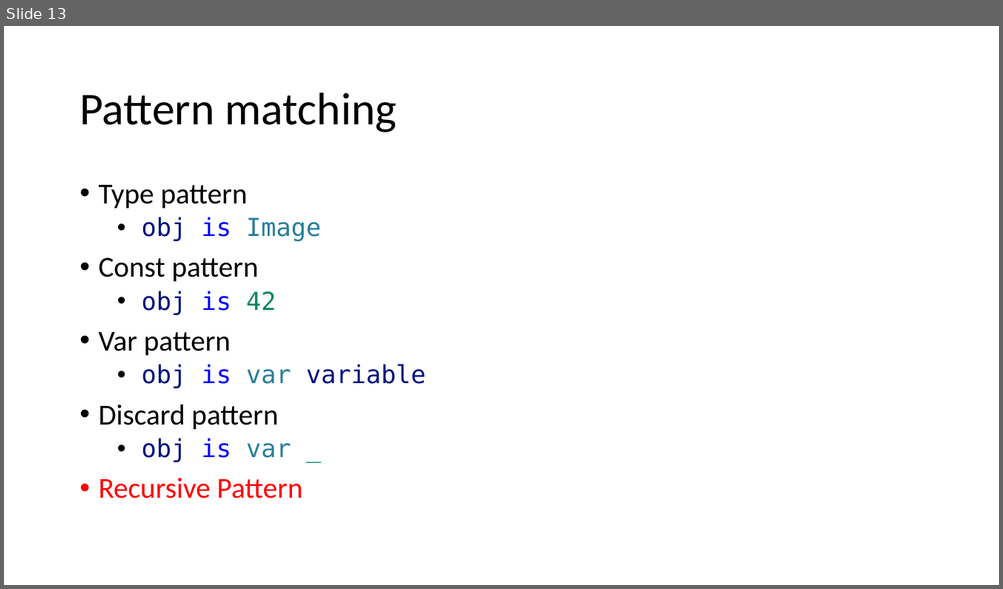
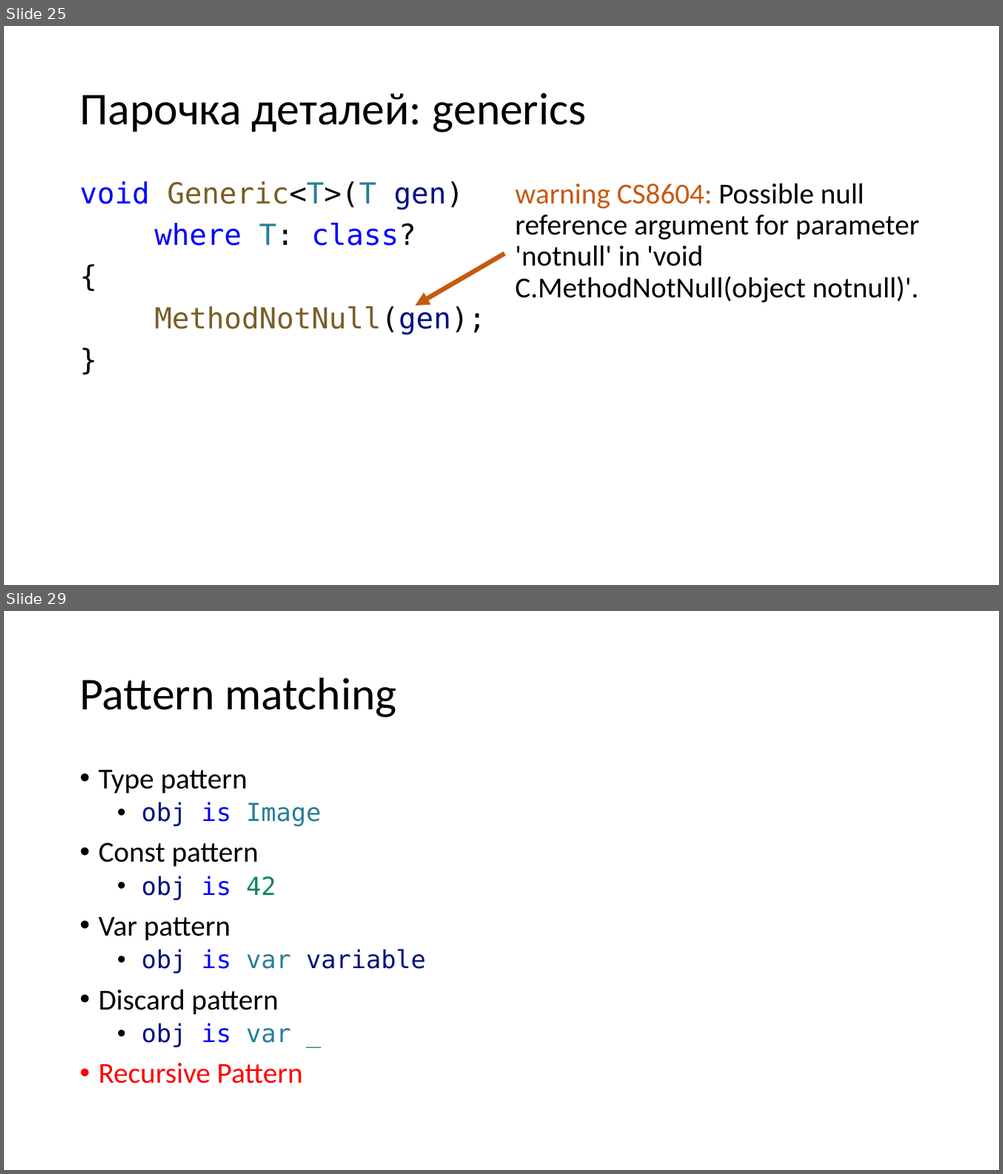
Before and after one commit to kugushev/presentations, a slide deck: Presentation.pptx. Shown one above the other, each under a label of ours: slide 13 before the commit, slides 25 and 29 after it; the slides between them are not shown. The pictures are 1003x589 and 1003x1174 pixels, drawn with LibreOffice and Linux fonts; fonts in the diff are those of the drawing. Boxes give left, top, right and bottom in pixels: in the first picture for what was removed or moved away, otherwise in the second. Text is boxed around its words. In the diff, an @@ line names an element or a change of style, - is before the commit and + after.

Commit message:
add nullable reference types

```diff
--- a/Presentation.pptx
+++ b/Presentation.pptx
@@ slide 25 added at (4,26,999,585), background #FFFFFF @@
@@ title added at (79,93,586,133), 44 pt, text #000000 @@
+Парочка деталей: generics
@@ text added at (79,181,486,335), 28 pt, text #795E26 @@
+void Generic<T>(T gen)
+where T: class?
+{
+MethodNotNull(gen);
+}
@@ text added at (515,183,919,303), 28 pt, text #000000 @@
+warning CS8604: Possible null reference argument for parameter 'notnull' in 'void C.MethodNotNull(object notnull)'.
@@ arrow added from (505, 254) to (415, 306), #C55A11 4.5 pt @@
@@ what was slide 13 is now slide 29 @@
```
Also in this commit, not shown: 2 slides changed, 16 other slides added, 1 slide removed, 3 other files.
